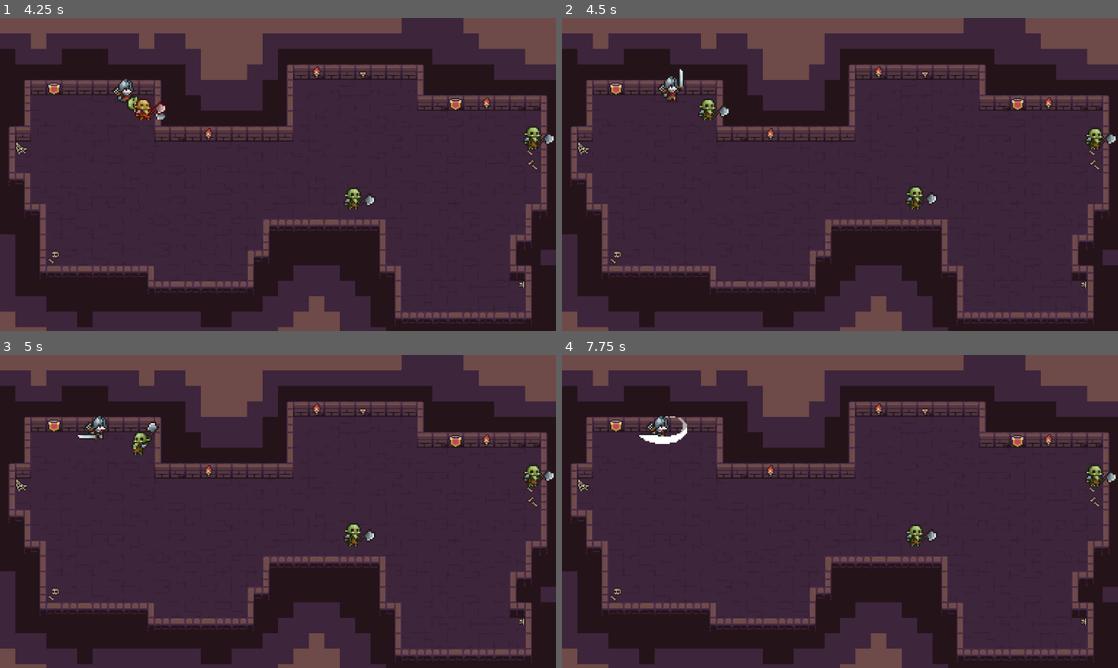
Above: before the commit, frames 1-4 (two rows, left to right).
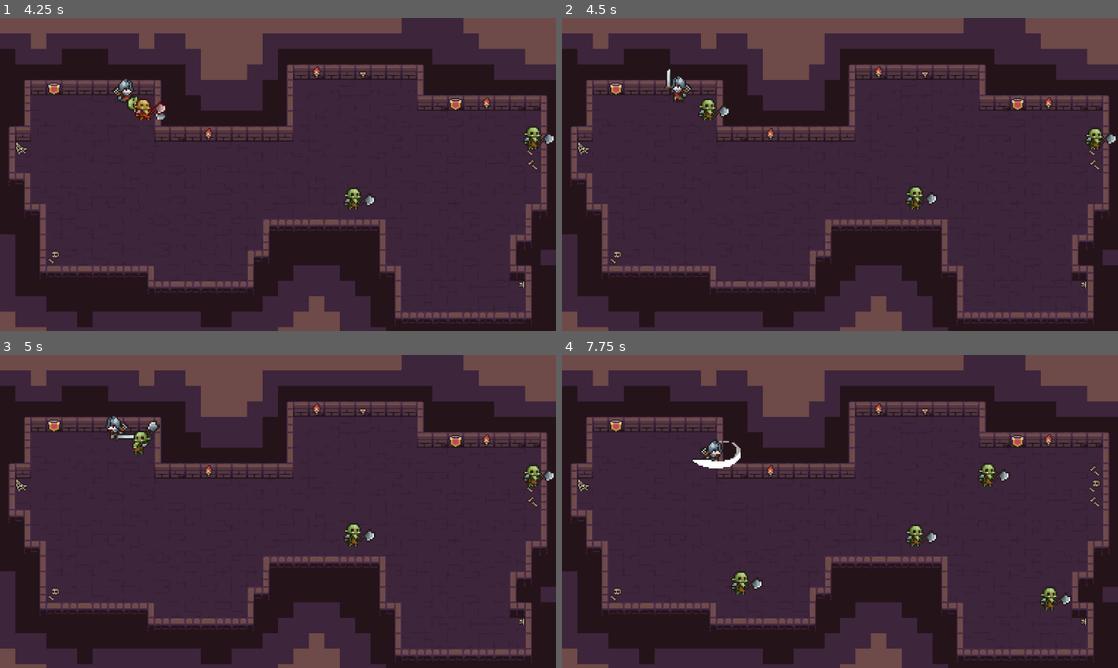
Above: after the commit, the same moments.

Repository: SevenGriphon/roguelike-like
Game: Godot game, scene res://scenes/main.tscn
The game is run twice, just before and just after one commit, with the same random seed, the same clock (stepped at 60 frames per second) and the same inputs.
Inputs (mouse positions are in pixels of both pictures, inside the frame that each line leads up to):
- Up to frame 1 (4.25 s): move the mouse to (400, 158) at 0.52 s; press the mouse at (400, 158) at 0.53 s; hold D (move_right) 0.53-1.28 s; move the mouse to (166, 190) at 1.27 s; release the mouse at (166, 190) at 1.28 s; hold S (move_down) 1.28-2.03 s; right-click (166, 190) at 1.35 s; move the mouse to (333, 105) at 2.02 s; press the mouse at (333, 105) at 2.03 s; hold D (move_right) 2.03-2.78 s; move the mouse to (250, 237) at 2.77 s; release the mouse at (250, 237) at 2.78 s; hold W (move_up) 2.78-3.53 s; right-click (250, 237) at 2.85 s; move the mouse to (444, 221) at 3.52 s; press the mouse at (444, 221) at 3.53 s; hold A (move_left) from 3.53 s (still down)
- Up to frame 2 (4.5 s): keep holding A (move_left); move the mouse to (673, 127) at 4.27 s; release the mouse at (673, 127) at 4.28 s; right-click (673, 127) at 4.35 s
- Up to frame 3 (5 s): keep holding A (move_left)
- Up to frame 4 (7.75 s): move the mouse to (867, 511) at 5.02 s; release A (move_left) at 5.03 s; press the mouse at (867, 511) at 5.03 s; hold S (move_down) 5.03-5.78 s; move the mouse to (756, 433) at 5.77 s; release the mouse at (756, 433) at 5.78 s; hold D (move_right) 5.78-6.53 s; right-click (756, 433) at 5.85 s; move the mouse to (962, 495) at 6.52 s; press the mouse at (962, 495) at 6.53 s; hold W (move_up) 6.53-7.28 s; move the mouse to (728, 527) at 7.27 s; release the mouse at (728, 527) at 7.28 s; hold D (move_right) from 7.28 s (still down); right-click (728, 527) at 7.35 s

Frame 1 is identical in both runs. In frame 2, 0.3% of the frame differs, in the area x 17-24%, y 16-28%; in frame 3, 0.6%; in frame 4, 1.8%, in the area x 13-100%, y 19-82%.

Commit message:
Fix player sliding while hurt

Diff:
--- a/scripts/Player/States/PlayerRun.gd
+++ b/scripts/Player/States/PlayerRun.gd
@@ -9,7 +9,7 @@
 	player.set_animation("run")
 
 func exit():
-	pass
+	player.velocity = Vector2.ZERO
 
 func update(delta) -> PlayerState:
 	if player.direction == Vector2.ZERO:
